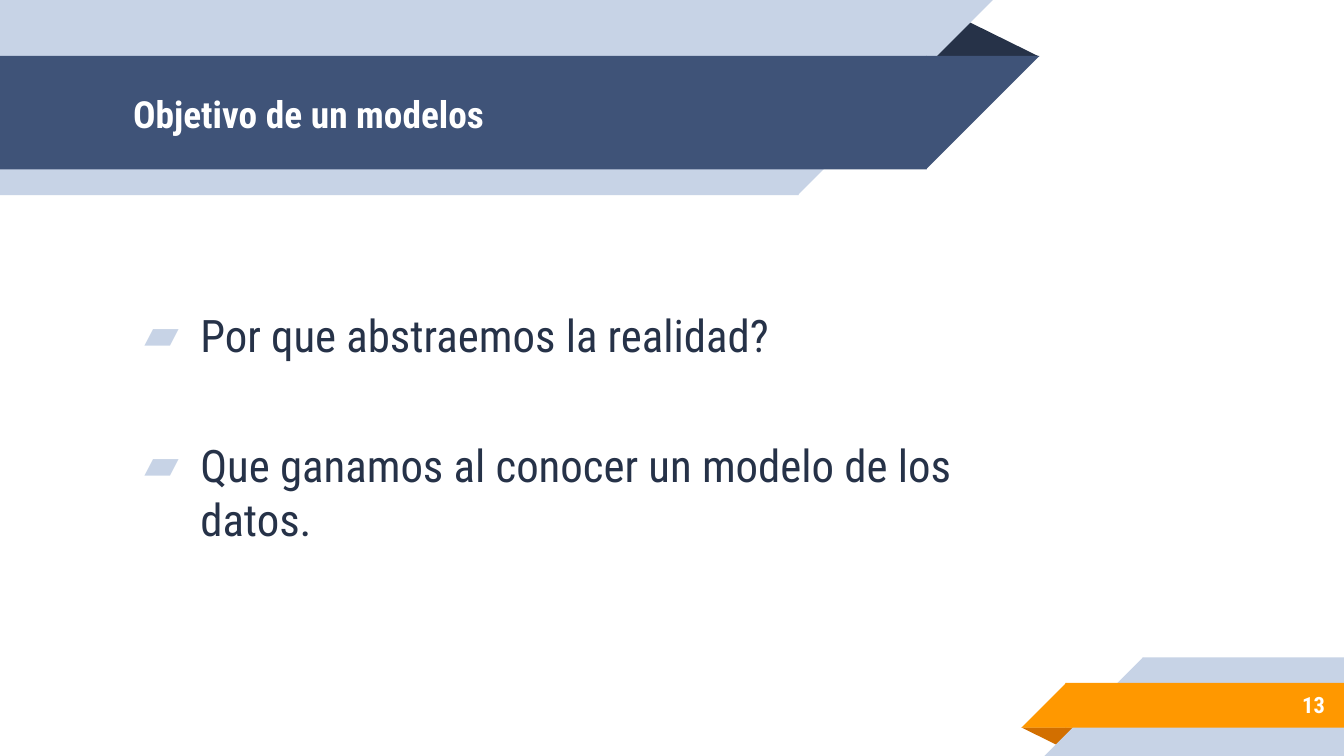
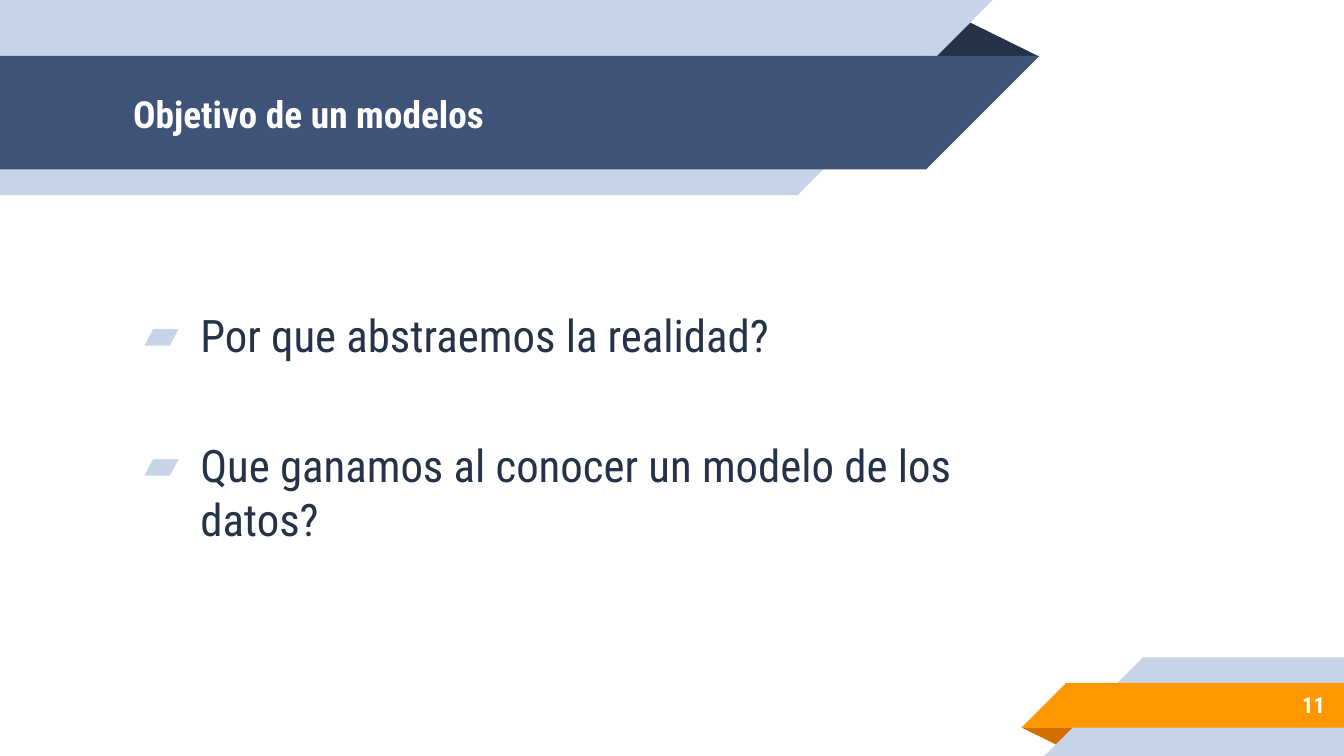
Before and after one commit to leonpalafox/fundamentos_ds, a slide deck: slide 11 of Slides/Clase_5_2020.pptx (slide 13 before the commit). Drawn at 1344x756 pixels with LibreOffice and Linux fonts; fonts in the diff are those of the drawing; background and template pictures are left out. Boxes give left, top, right and bottom in pixels: in the first picture for what was removed or moved away, otherwise in the second. Text is boxed around its words. In the diff, an @@ line names an element or a change of style, - is before the commit and + after.

```diff
--- a/Slides/Clase_5_2020.pptx
+++ b/Slides/Clase_5_2020.pptx
@@ text at box(200, 448, 951, 537): text changed @@
-▰ Que ganamos al conocer un modelo de los datos.
+▰ Que ganamos al conocer un modelo de los datos?
@@ page number at box(1302, 697, 1325, 713): text changed @@
-13
+11
```
Also in this commit, not shown: 8 other slides changed, 18 slides added, 2 slides removed, 4 other files.
